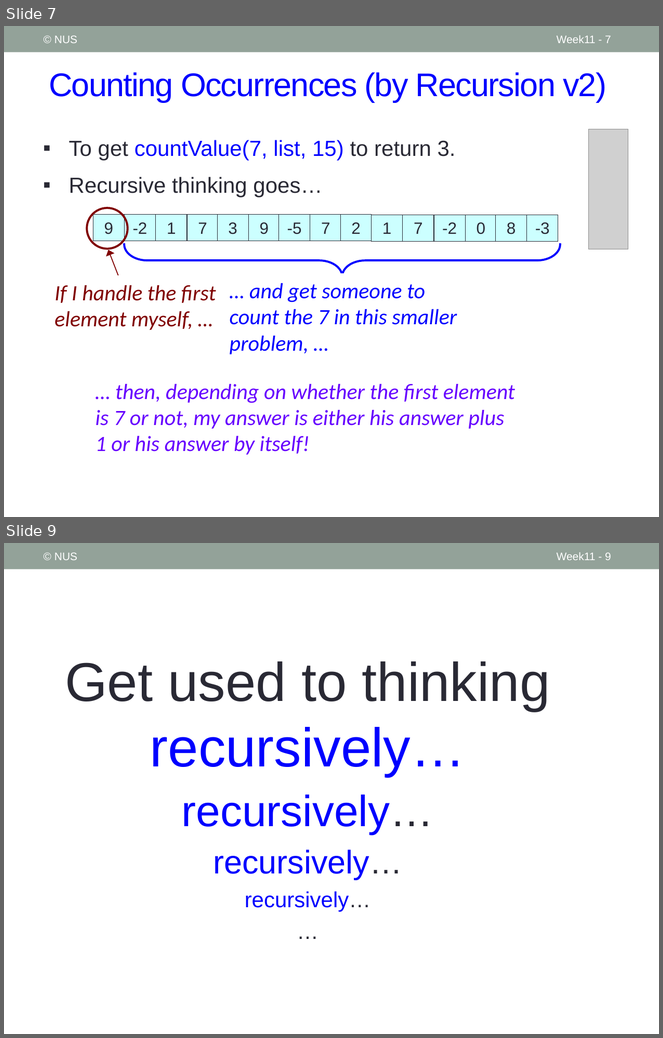
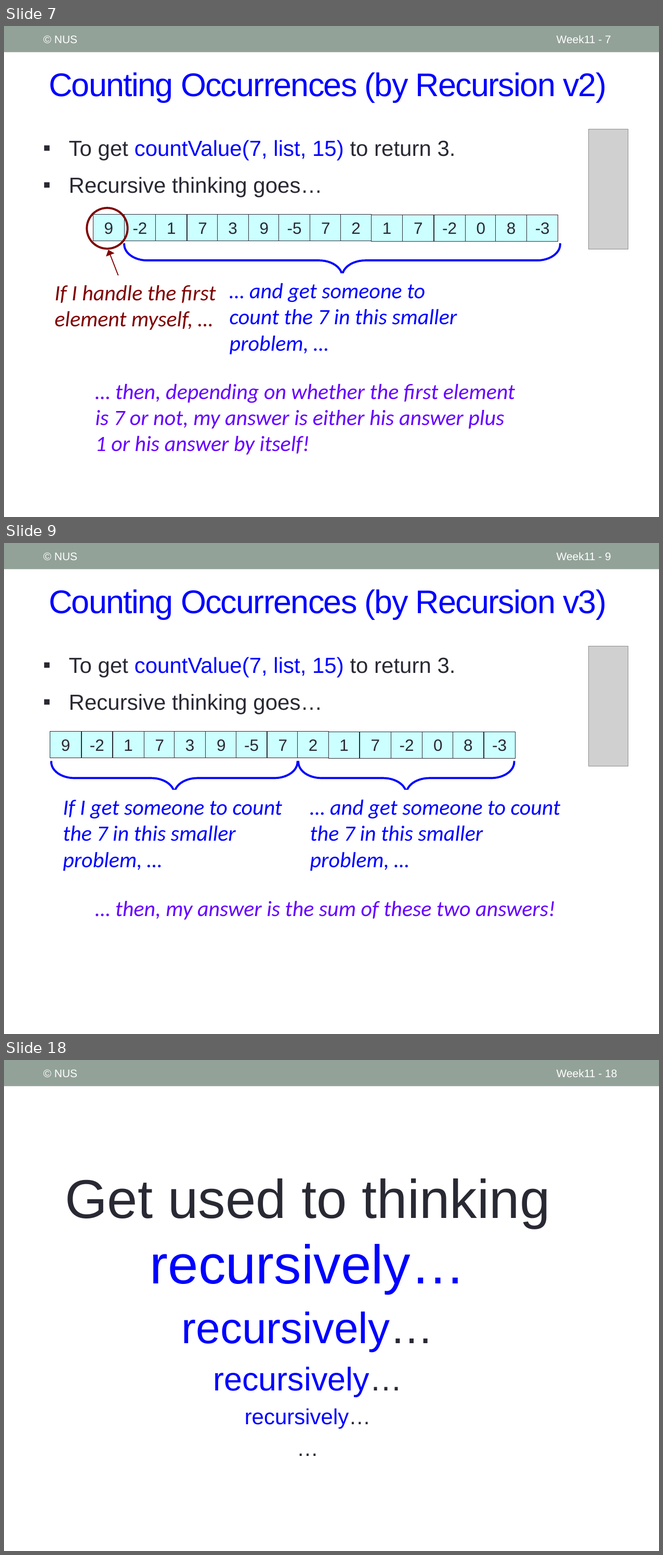
Before and after one commit to nus-cs1010-2021-s2/website, a slide deck: slides/Week11_Recap.pptx. Shown one above the other, each under a label of ours: slides 7 and 9 before the commit, slides 7, 9 and 18 after it; the slides between them are not shown. The pictures are 663x1038 and 663x1555 pixels, drawn with LibreOffice and Linux fonts; fonts in the diff are those of the drawing; grey boxes stand for pictures. Boxes give left, top, right and bottom in pixels: in the first picture for what was removed or moved away, otherwise in the second. Text is boxed around its words. In the diff, an @@ line names an element or a change of style, - is before the commit and + after.

```diff
--- a/slides/Week11_Recap.pptx
+++ b/slides/Week11_Recap.pptx
@@ slide 9 added at [4,543,659,1034], background #FFFFFF; not listed: 1 template element that a slide beside it also shows @@
@@ text added at [54,552,77,560], 12 pt, text #FFFFFF @@
+© NUS
@@ page number added at [557,552,611,560], 12 pt, text #FFFFFF @@
+Week11 - 9
@@ title added at [49,589,607,619], 36 pt, text #0000FF @@
+Counting Occurrences (by Recursion v3)
@@ picture added at [588,646,628,767] @@
@@ text added at [69,657,456,715], 24 pt, text #292934 @@
+▪ To get countValue(7, list, 15) to return 3.
+▪ Recursive thinking goes…
@@ group added at [50,732,516,758]: 15 rectangles @@
+9
+-2
+1
+7
+3
+9
+-5
+7
+2
+1
+7
+-2
+0
+8
+-3
@@ left brace added at [51,762,298,794], outline #0000FF 2.25 pt @@
@@ left brace added at [298,762,515,794], outline #0000FF 2.25 pt @@
@@ text added at [63,800,282,871], 24 pt, text #0000FF, italic @@
+If I get someone to count
+the 7 in this smaller
+problem, …
@@ text added at [310,799,560,871], 24 pt, text #0000FF, italic @@
+… and get someone to count the 7 in this smaller
+problem, …
@@ text added at [115,901,556,920], 24 pt, text #6600FF, italic @@
+… then, my answer is the sum of these two answers!
@@ what was slide 9 is now slide 18 @@
@@ page number at [557,1069,617,1077]: text changed @@
-Week11 - 9
+Week11 - 18
```
Also in this commit, not shown: 4 slides changed, 8 other slides added, 4 other files.
